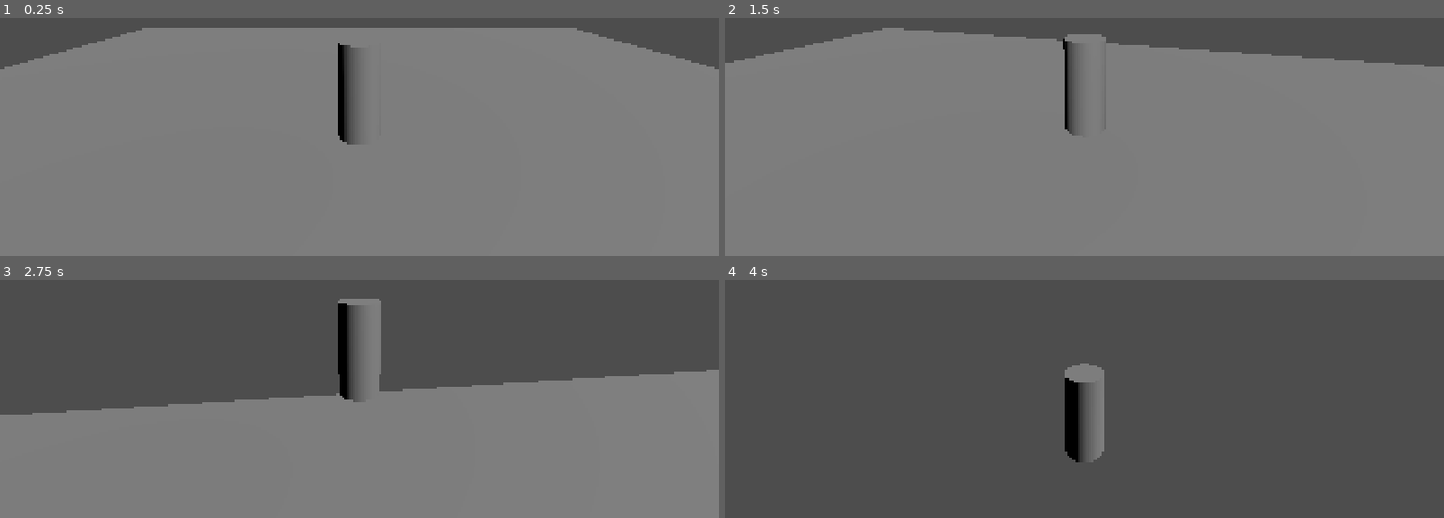
Above: before the commit, frames 1-4 (two rows, left to right).
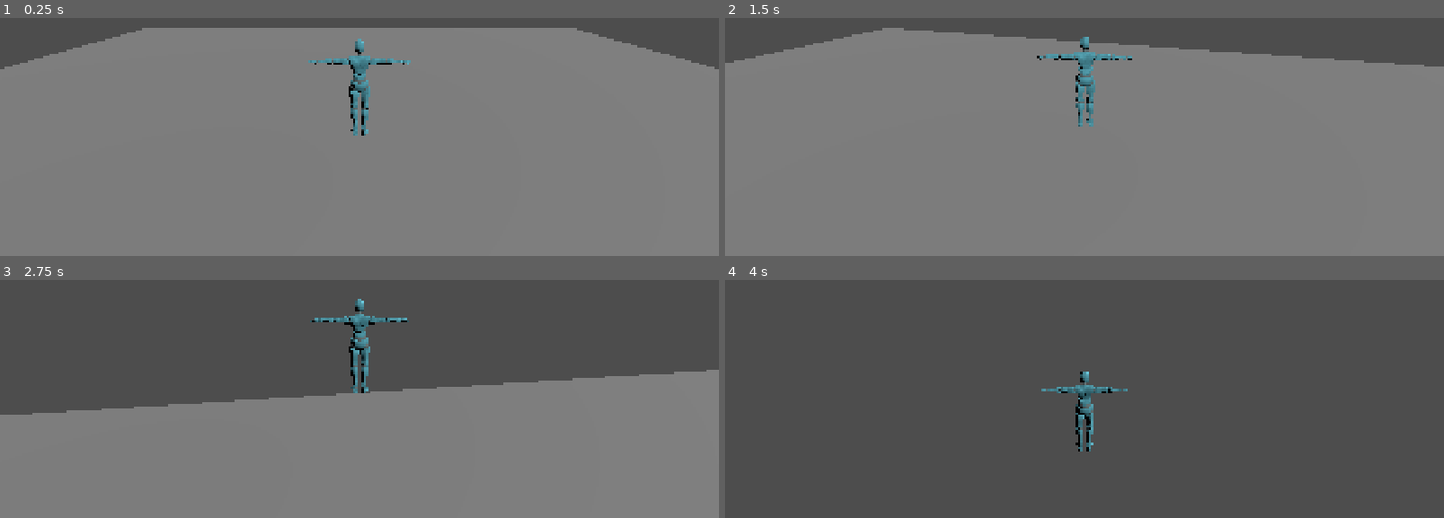
Above: after the commit, the same moments.

Repository: shroomiemies/GodscarCombatLab
Game: Godot game, scene res://scenes/tests/TestArena_Main.tscn
Two runs of this game, one before a commit and one after it. Both use one fixed random seed, a clock stepped at 60 frames per second and the inputs below.
Inputs (mouse positions are in pixels of both pictures, inside the frame that each line leads up to):
- Up to frame 1 (0.25 s): no input
- Up to frame 2 (1.5 s): tap Enter at 0.5 s; move the mouse to (1120, 51) at 0.52 s; hold W (move_forward) from 0.53 s (still down); move the mouse to (1048, 56) at 1.27 s
- Up to frame 3 (2.75 s): keep holding W (move_forward); move the mouse to (373, 308) at 2.02 s
- Up to frame 4 (4 s): keep holding W (move_forward); move the mouse to (1077, 322) at 2.77 s; move the mouse to (1134, 320) at 3.52 s

The runs differ from the first frame. In frame 1, 1.7% of the frame differs, in the area x 42-58%, y 8-54%; in frame 2, 1.7%; in frame 3, 2.3%, in the area x 43-57%, y 7-52%; in frame 4, 2.0%.

Commit message:
Add Mixamo character model

Diff:
--- a/scenes/actors/player/Player.tscn
+++ b/scenes/actors/player/Player.tscn
@@ -1,12 +1,9 @@
 [gd_scene format=3 uid="uid://cet42dhxvxoit"]
+
+[ext_resource type="PackedScene" uid="uid://dx82x0ae7tajb" path="res://art/characters/player_placeholder/mixamo_blue_male/model/Y Bot.fbx" id="1_iugxn"]
 
 [sub_resource type="CapsuleShape3D" id="CapsuleShape3D_lxwhc"]
 radius = 0.35
-height = 1.6
-
-[sub_resource type="CylinderMesh" id="CylinderMesh_iugxn"]
-top_radius = 0.35
-bottom_radius = 0.35
 height = 1.6
 
 [node name="Player" type="CharacterBody3D" unique_id=1258140782]
@@ -19,9 +16,8 @@
 
 [node name="AnimationTree" type="AnimationTree" parent="VisualRoot" unique_id=203864727]
 
-[node name="DebugMesh" type="MeshInstance3D" parent="VisualRoot" unique_id=216567658]
-transform = Transform3D(1, 0, 0, 0, 1, 0, 0, 0, 1, 0, 0.8, 0)
-mesh = SubResource("CylinderMesh_iugxn")
+[node name="CharacterModel" parent="VisualRoot" unique_id=1342526380 instance=ExtResource("1_iugxn")]
+transform = Transform3D(-0.9, 0, -7.86805e-08, 0, 0.9, 0, 7.86805e-08, 0, -0.9, 0, 0, 0)
 
 [node name="CombatRoot" type="Node3D" parent="." unique_id=1989459081]
 
--- /dev/null
+++ b/scripts/animation/CharacterAnimationController.gd
@@ -0,0 +1,11 @@
+extends Node
+
+
+# Called when the node enters the scene tree for the first time.
+func _ready() -> void:
+	pass # Replace with function body.
+
+
+# Called every frame. 'delta' is the elapsed time since the previous frame.
+func _process(delta: float) -> void:
+	pass
--- a/scripts/camera/CameraRig.gd
+++ b/scripts/camera/CameraRig.gd
@@ -43,6 +43,10 @@
 	if event.is_action_pressed("ui_cancel"):
 		Input.mouse_mode = Input.MOUSE_MODE_VISIBLE
 
+	if event is InputEventMouseButton and event.pressed:
+		if Input.mouse_mode == Input.MOUSE_MODE_VISIBLE:
+			Input.mouse_mode = Input.MOUSE_MODE_CAPTURED
+
 func get_flat_camera_basis() -> Basis:
 	var forward := -yaw_pivot.global_transform.basis.z
 	var right := yaw_pivot.global_transform.basis.x
Binary file added: art/characters/player_placeholder/mixamo_blue_male/animations/Falling Idle.fbx
Not shown, added: art/characters/player_placeholder/mixamo_blue_male/animations/Falling Idle.fbx.import
Binary file added: art/characters/player_placeholder/mixamo_blue_male/animations/Falling To Landing.fbx
Not shown, added: art/characters/player_placeholder/mixamo_blue_male/animations/Falling To Landing.fbx.import
Binary file added: art/characters/player_placeholder/mixamo_blue_male/animations/Head Hit.fbx
Not shown, added: art/characters/player_placeholder/mixamo_blue_male/animations/Head Hit.fbx.import
Binary file added: art/characters/player_placeholder/mixamo_blue_male/animations/Hit To Body.fbx
Not shown, added: art/characters/player_placeholder/mixamo_blue_male/animations/Hit To Body.fbx.import
Binary file added: art/characters/player_placeholder/mixamo_blue_male/animations/Hit To Gut.fbx
Not shown, added: art/characters/player_placeholder/mixamo_blue_male/animations/Hit To Gut.fbx.import
Binary file added: art/characters/player_placeholder/mixamo_blue_male/animations/Idle.fbx
Not shown, added: art/characters/player_placeholder/mixamo_blue_male/animations/Idle.fbx.import
(and 54 more such lines)
